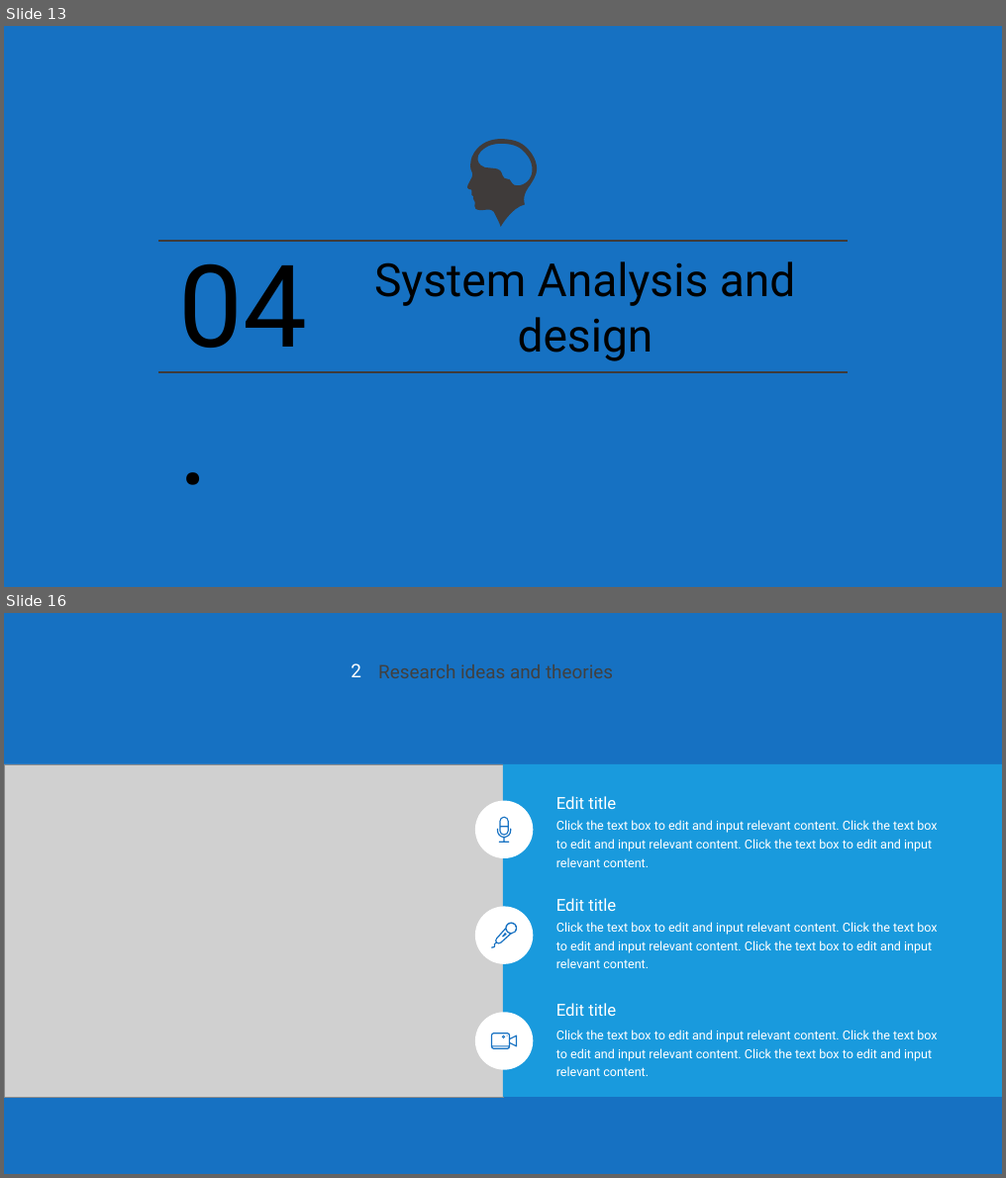
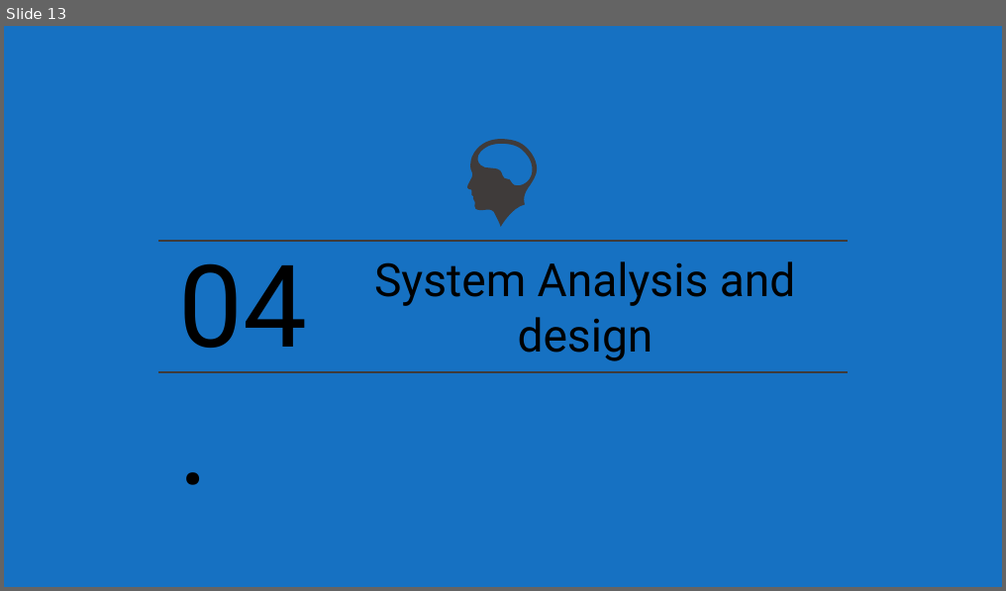
Before and after one commit to mohamed34318/GradutionProject, a slide deck: Graduation_Project_First_Term.pptx. Shown one above the other, each under a label of ours: slides 13 and 16 before the commit, slide 13 after it; the slides between them are not shown. The pictures are 1006x1178 and 1006x591 pixels, drawn with LibreOffice and Linux fonts; fonts in the diff are those of the drawing; grey boxes stand for pictures; background and template pictures are left out; a plain dark background stands for a picture behind light text. Boxes give left, top, right and bottom in pixels: in the first picture for what was removed or moved away, otherwise in the second. Text is boxed around its words. In the diff, an @@ line names an element or a change of style, - is before the commit and + after.

```diff
--- a/Graduation_Project_First_Term.pptx
+++ b/Graduation_Project_First_Term.pptx
@@ slide 16 removed at (4,613,1002,1174), background picture (left out); not listed: 1 template element that a slide beside it also shows @@
@@ text removed at (350,663,361,677) @@
-2
@@ text removed at (378,664,613,678) @@
-Research ideas and theories
@@ line removed from (360, 684) to (664, 684) @@
@@ picture removed at (4,764,503,1096) @@
@@ rectangle removed at (503,764,1002,1096) @@
@@ ellipse removed at (475,801,533,859) @@
@@ freeform shape removed at (497,817,512,843) @@
@@ text removed at (556,820,937,867) @@
-Click the text box to edit and input relevant content. Click the text box to edit and input relevant content. Click the text box to edit and input relevant content.
@@ text removed at (556,796,616,809) @@
-Edit title
@@ ellipse removed at (475,906,533,964) @@
@@ text removed at (556,898,616,911) @@
-Edit title
@@ freeform shape removed at (491,922,518,949) @@
@@ text removed at (556,922,937,968) @@
-Click the text box to edit and input relevant content. Click the text box to edit and input relevant content. Click the text box to edit and input relevant content.
@@ ellipse removed at (475,1012,533,1069) @@
@@ text removed at (556,1003,616,1016) @@
-Edit title
@@ freeform shape removed at (491,1033,518,1050) @@
@@ text removed at (556,1030,937,1076) @@
-Click the text box to edit and input relevant content. Click the text box to edit and input relevant content. Click the text box to edit and input relevant content.
```
Also in this commit, not shown: 3 slides changed, 7 slides added, 7 other slides removed.
